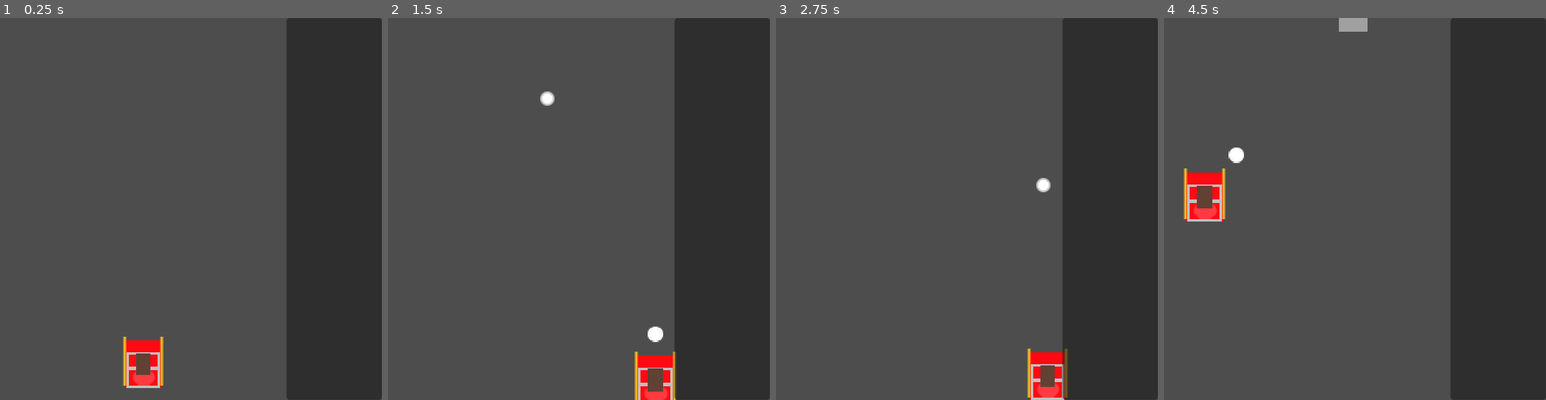
Above: before the commit, frames 1-4 (left to right).
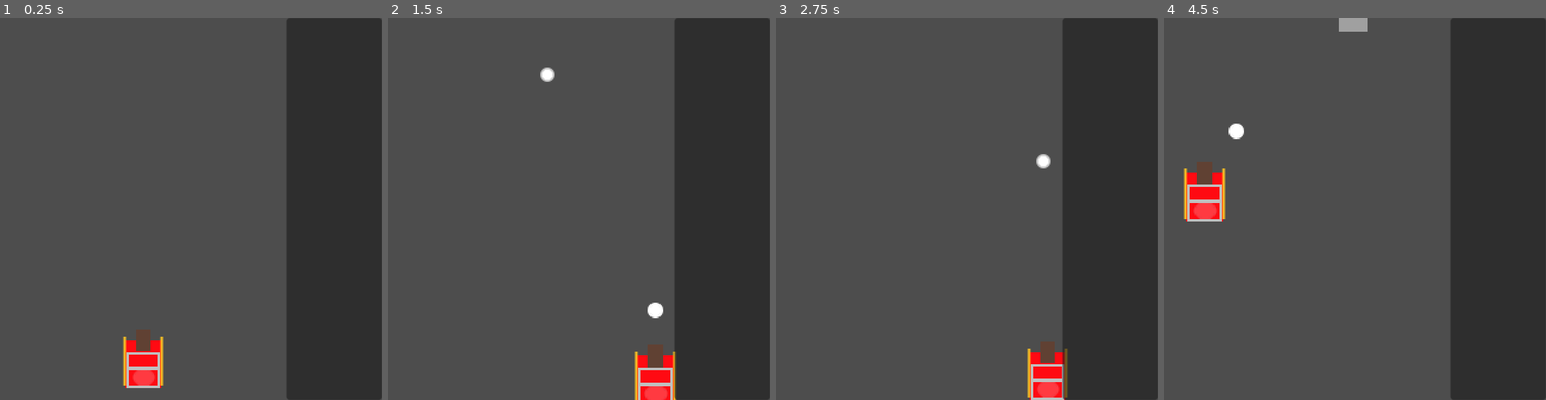
Above: after the commit, the same moments.

Repository: Zoidmania/gdex-2023-winter
Game: Godot game, scene res://stages/stage_north_america.tscn
Two runs of this game, one before a commit and one after it. Both use one fixed random seed, a clock stepped at 60 frames per second and the inputs below. The engine's default icon, where the game draws it, is replaced by a stand-in: a white triangle on a blue panel in a dark square.
Inputs:
- Up to frame 1 (0.25 s): no input
- Up to frame 2 (1.5 s): tap Enter at 0.5 s; hold Right (santa_move_right) 0.53-1.28 s; tap Space (santa_shoot) at 0.6, 1.35 s; hold Down (santa_move_down) from 1.28 s (still down)
- Up to frame 3 (2.75 s): release Down (santa_move_down) at 2.03 s; hold Right (santa_move_right) from 2.03 s (still down); tap Space (santa_shoot) at 2.1 s
- Up to frame 4 (4.5 s): release Right (santa_move_right) at 2.78 s; hold Up (santa_move_up) 2.78-3.53 s; tap Space (santa_shoot) at 2.85, 3.6, 4.35 s; hold Left (santa_move_left) from 3.53 s (still down)

The runs differ from the first frame. In frame 1, 0.4% of the frame differs, in the area x 35-40%, y 81-94%; in frame 2, 1.0%, in the area x 39-73%, y 12-98%; in frame 3, 0.7%; in frame 4, 0.8%.

Commit message:
fix position of weapon mount

Diff:
--- a/src/player/sleigh.tscn
+++ b/src/player/sleigh.tscn
@@ -27,6 +27,7 @@
 texture = ExtResource("2_m5w7w")
 
 [node name="WeaponMount" type="Marker2D" parent="SpriteAnchor"]
+position = Vector2(0, -20)
 
 [node name="HurtboxComponent" type="Area2D" parent="." node_paths=PackedStringArray("health_component", "scale_component")]
 collision_mask = 0
